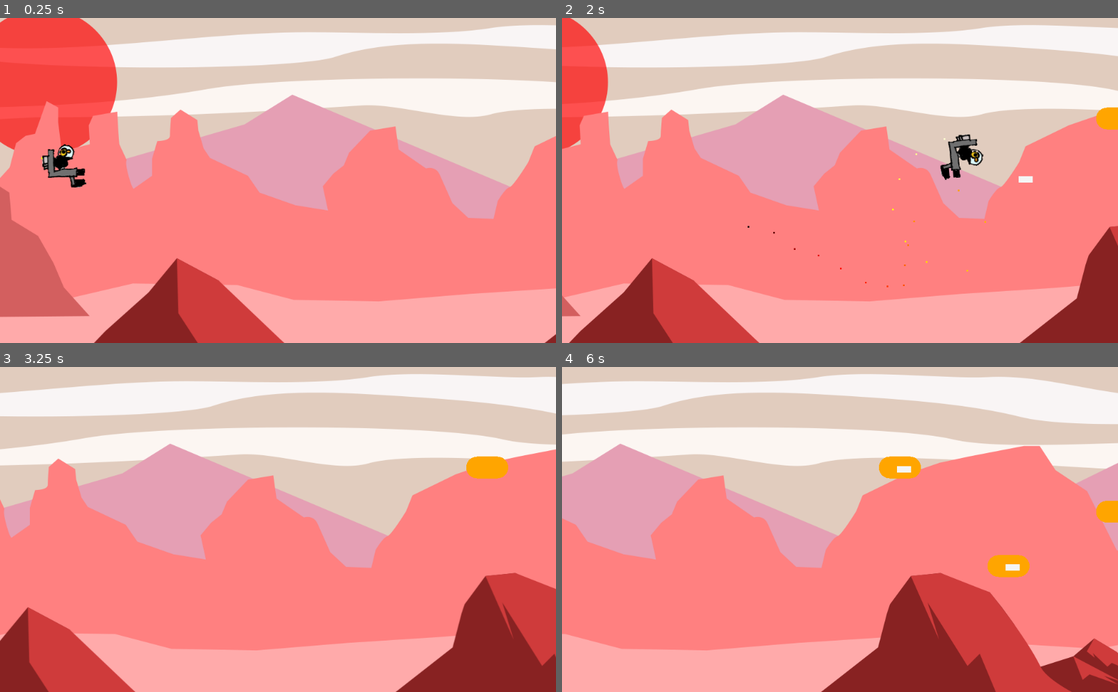
Above: before the commit, frames 1-4 (two rows, left to right).
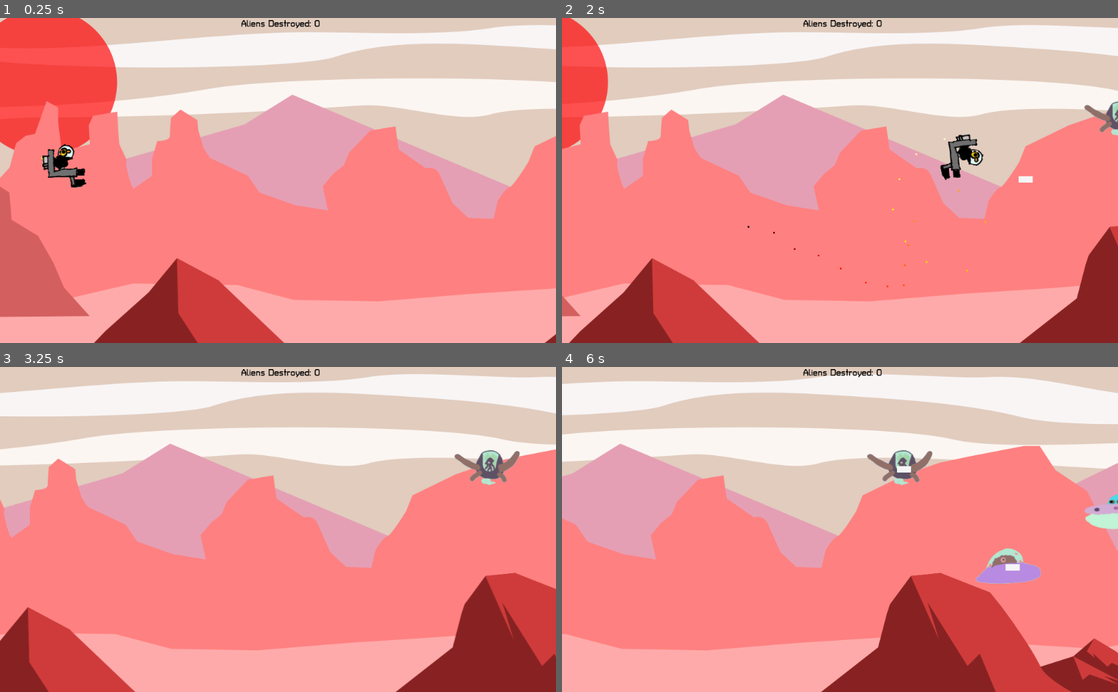
Above: after the commit, the same moments.

Repository: the-g-force/FamJam-January2021
Game: Godot game, scene res://src/Level.tscn
Two runs of this game, one before a commit and one after it. Both use one fixed random seed, a clock stepped at 60 frames per second and the inputs below.
Inputs:
- Up to frame 1 (0.25 s): no input
- Up to frame 2 (2 s): tap Enter at 0.5 s; hold D (move_right) 0.53-1.28 s; tap Space (fire) at 0.6, 1.35 s; hold S (move_down) from 1.28 s (still down)
- Up to frame 3 (3.25 s): release S (move_down) at 2.03 s; hold D (move_right) 2.03-2.78 s; tap Space (fire) at 2.1, 2.85 s; hold W (move_up) from 2.78 s (still down)
- Up to frame 4 (6 s): release W (move_up) at 3.53 s; hold A (move_left) 3.53-5.03 s; tap Space (fire) every 0.75 s from 3.6 to 5.85 s; hold S (move_down) 5.03-5.78 s; hold D (move_right) from 5.78 s (still down)

The runs differ from the first frame. In frame 1, 0.2% of the frame differs, in the area x 43-58%, y 0-4%; in frame 2, 0.5%; in frame 3, 0.9%; in frame 4, 2.1%, in the area x 43-100%, y 0-67%.

Commit message:
Add UFO images and aliens destroyed tracker

Diff:
--- /dev/null
+++ b/project/fonts/TurretRoadExtraBoldFont.tres
@@ -0,0 +1,6 @@
+[gd_resource type="DynamicFont" load_steps=2 format=2]
+
+[ext_resource path="res://fonts/TurretRoad-ExtraBold.ttf" type="DynamicFontData" id=1]
+
+[resource]
+font_data = ExtResource( 1 )
--- a/project/src/Alien.gd
+++ b/project/src/Alien.gd
@@ -10,6 +10,8 @@
 
 
 func _ready():
+	var anim := randi()%7
+	$Sprite.play(str(anim))
 	$Timer.start(shoot_delay)
 
 
@@ -18,15 +20,6 @@
 	var collision := move_and_collide(velocity)
 	if collision!=null:
 		damage()
-
-
-func _draw():
-	var color := Color.orange
-	var radius:float = $CollisionShape2D.shape.radius
-	var height:float = $CollisionShape2D.shape.height
-	draw_rect(Rect2(Vector2(-height/2,-radius), Vector2(height, radius*2)), color)
-	draw_circle(Vector2(height/2, 0), radius, color)
-	draw_circle(Vector2(-height/2, 0), radius, color)
 
 
 func _on_Timer_timeout():
--- a/project/src/Alien.tscn
+++ b/project/src/Alien.tscn
@@ -1,10 +1,55 @@
-[gd_scene load_steps=3 format=2]
+[gd_scene load_steps=11 format=2]
 
 [ext_resource path="res://src/Alien.gd" type="Script" id=1]
+[ext_resource path="res://assets/g1335.png" type="Texture" id=2]
+[ext_resource path="res://assets/g1375.png" type="Texture" id=3]
+[ext_resource path="res://assets/g1391.png" type="Texture" id=4]
+[ext_resource path="res://assets/image1898.png" type="Texture" id=5]
+[ext_resource path="res://assets/image1909.png" type="Texture" id=6]
+[ext_resource path="res://assets/image1920.png" type="Texture" id=7]
+[ext_resource path="res://assets/image1942.png" type="Texture" id=8]
 
 [sub_resource type="CapsuleShape2D" id=1]
 radius = 20.0724
 height = 37.3647
+
+[sub_resource type="SpriteFrames" id=2]
+animations = [ {
+"frames": [ ExtResource( 7 ) ],
+"loop": true,
+"name": "5",
+"speed": 5.0
+}, {
+"frames": [ ExtResource( 4 ) ],
+"loop": true,
+"name": "2",
+"speed": 5.0
+}, {
+"frames": [ ExtResource( 5 ) ],
+"loop": true,
+"name": "3",
+"speed": 5.0
+}, {
+"frames": [ ExtResource( 6 ) ],
+"loop": true,
+"name": "4",
+"speed": 5.0
+}, {
+"frames": [ ExtResource( 2 ) ],
+"loop": true,
+"name": "0",
+"speed": 5.0
+}, {
+"frames": [ ExtResource( 3 ) ],
+"loop": true,
+"name": "1",
+"speed": 5.0
+}, {
+"frames": [ ExtResource( 8 ) ],
+"loop": true,
+"name": "6",
+"speed": 5.0
+} ]
 
 [node name="Alien" type="KinematicBody2D"]
 collision_layer = 2
@@ -18,5 +63,9 @@
 [node name="Timer" type="Timer" parent="."]
 
 [node name="VisibilityNotifier2D" type="VisibilityNotifier2D" parent="."]
+
+[node name="Sprite" type="AnimatedSprite" parent="."]
+frames = SubResource( 2 )
+animation = "3"
 [connection signal="timeout" from="Timer" to="." method="_on_Timer_timeout"]
 [connection signal="screen_exited" from="VisibilityNotifier2D" to="." method="_on_VisibilityNotifier2D_screen_exited"]
--- /dev/null
+++ b/project/src/HUD.tscn
@@ -0,0 +1,18 @@
+[gd_scene load_steps=2 format=2]
+
+[ext_resource path="res://fonts/TurretRoadExtraBoldFont.tres" type="DynamicFont" id=1]
+
+[node name="HUD" type="Control"]
+anchor_right = 1.0
+anchor_bottom = 1.0
+__meta__ = {
+"_edit_use_anchors_": false
+}
+
+[node name="Label" type="Label" parent="."]
+anchor_right = 1.0
+margin_bottom = 20.0
+custom_fonts/font = ExtResource( 1 )
+custom_colors/font_color = Color( 0, 0, 0, 1 )
+text = "Aliens Destroyed"
+align = 1
--- a/project/src/Level.gd
+++ b/project/src/Level.gd
@@ -5,6 +5,7 @@
 
 var screensize : Vector2
 var scrolling_left := true #If true, aliens come from right
+var score := 0
 
 export var alien_spawn_interval := 2.0
 export var background_scroll_speed := 75.0
@@ -18,6 +19,7 @@
 
 func _process(delta):
 	$ParallaxBackground.scroll_offset.x -= background_scroll_speed * delta
+	$HUD/Label.text = "Aliens Destroyed: "+str(score)
 
 
 func _on_Timer_timeout():
@@ -30,6 +32,7 @@
 
 func _on_Alien_destroyed(_alien:Object):
 	print("Alien was destroyed, get some points")
+	score += 1
 
 
 func _on_Ground_body_entered(body):
--- a/project/src/Level.tscn
+++ b/project/src/Level.tscn
@@ -1,10 +1,11 @@
-[gd_scene load_steps=7 format=2]
+[gd_scene load_steps=8 format=2]
 
 [ext_resource path="res://assets/background.png" type="Texture" id=1]
 [ext_resource path="res://src/Level.gd" type="Script" id=2]
 [ext_resource path="res://src/Duck.tscn" type="PackedScene" id=3]
 [ext_resource path="res://assets/the_test.ogg" type="AudioStream" id=4]
 [ext_resource path="res://assets/foreground.png" type="Texture" id=5]
+[ext_resource path="res://src/HUD.tscn" type="PackedScene" id=6]
 
 [sub_resource type="RectangleShape2D" id=1]
 extents = Vector2( 556.391, 25 )
@@ -52,5 +53,11 @@
 stream = ExtResource( 4 )
 autoplay = true
 bus = "Music"
+
+[node name="HUD" parent="." instance=ExtResource( 6 )]
+margin_left = 443.668
+margin_top = 1.7818
+margin_right = 443.668
+margin_bottom = 1.7818
 [connection signal="timeout" from="Timer" to="." method="_on_Timer_timeout"]
 [connection signal="body_entered" from="Ground" to="." method="_on_Ground_body_entered"]
